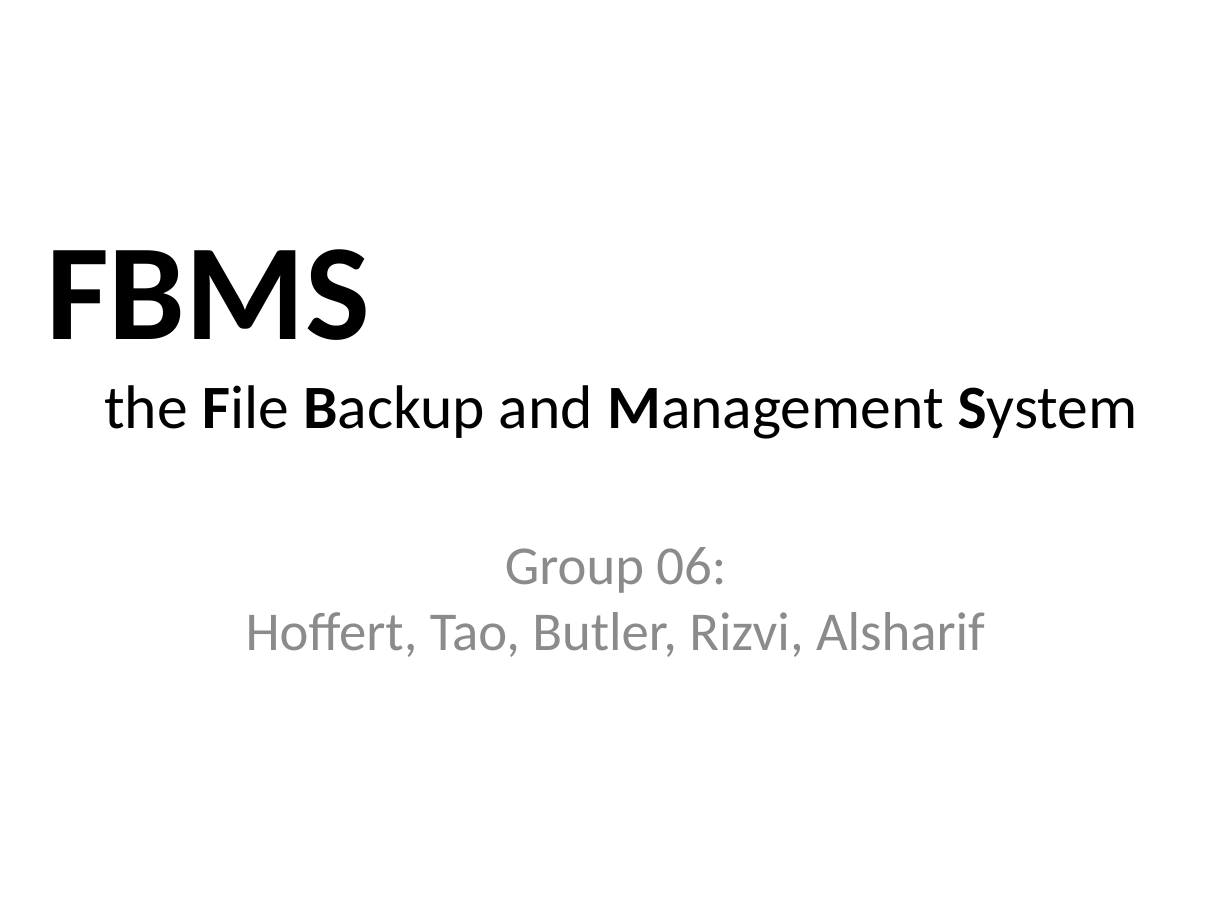
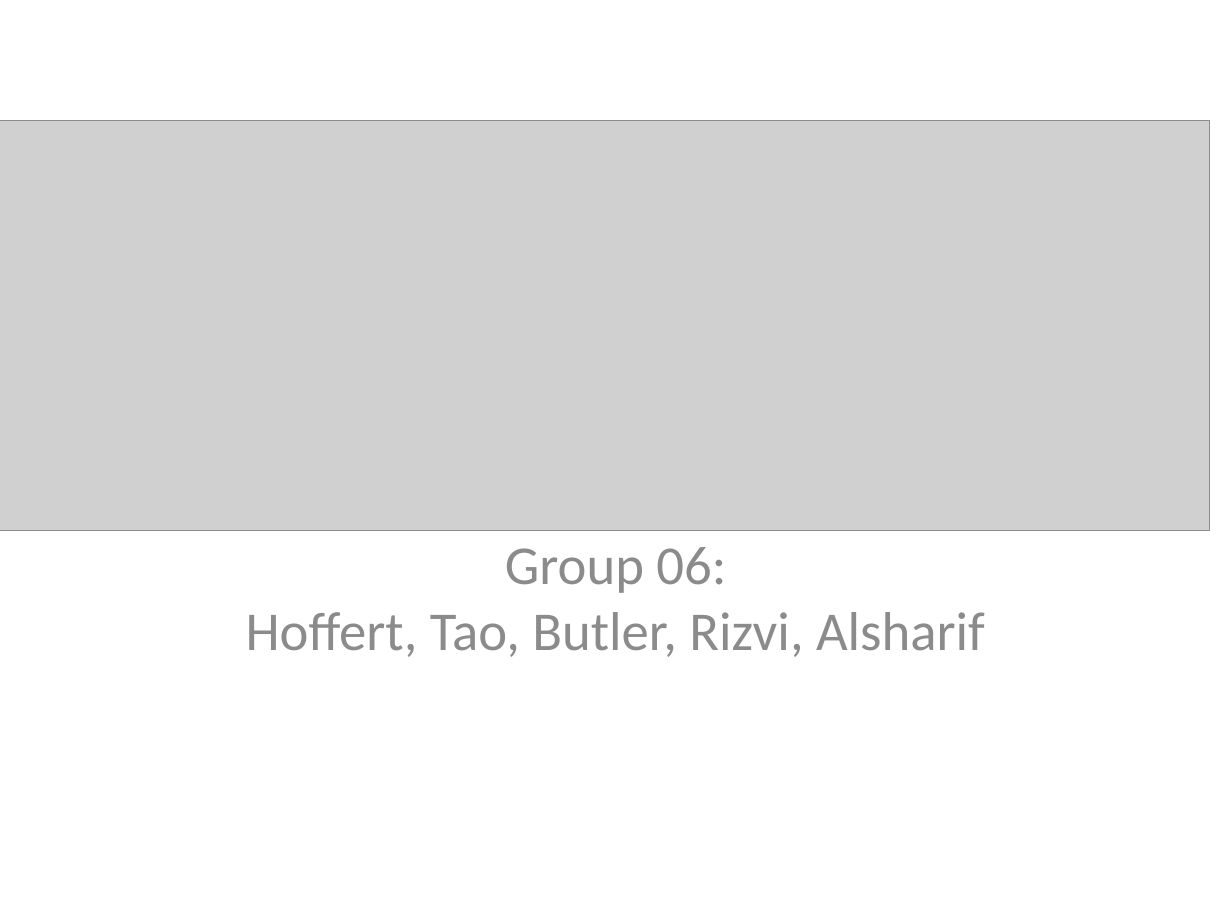
Before and after one commit to KatrinaHoffert/fbms, a slide deck: slide 1 of doc/milestone_6/final_presentation.pptx. Drawn at 1232x924 pixels with LibreOffice and Linux fonts; fonts in the diff are those of the drawing; grey boxes stand for pictures; background and template pictures are left out. Boxes give left, top, right and bottom in pixels: in the first picture for what was removed or moved away, otherwise in the second. Text is boxed around its words. In the diff, an @@ line names an element or a change of style, - is before the commit and + after.

```diff
--- a/doc/milestone_6/final_presentation.pptx
+++ b/doc/milestone_6/final_presentation.pptx
@@ picture added at bbox=[0, 121, 1210, 531] @@
@@ text removed at bbox=[46, 249, 1138, 439] @@
-FBMS
-the File Backup and Management System
```
Also in this commit, not shown: 15 other slides changed, 1 slide added, 1 slide removed.
